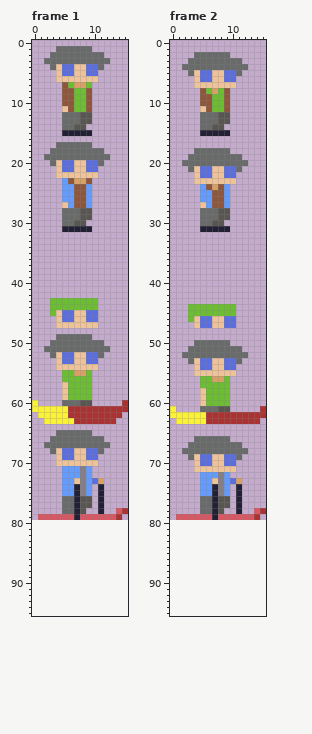
Pixel-art file -- GFX/Aseprite files/Idle.aseprite. This is how it looked before the edit.
16x80 pixels, 2 frames. Shown: frame 1, frame 2. The old version is drawn lined up with the new one, on the new canvas.
And afterwards:
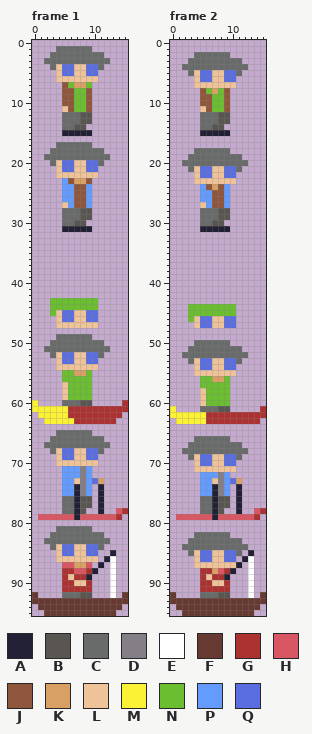
Palette (. is transparent): A #222034  B #595652  C #696a6a  D #847e87  E #ffffff  F #663931  G #ac3232  H #d95763  J #8f563b  K #d9a066  L #eec39a  M #fbf236  N #6abe30  P #639bff  Q #5b6ee1
Change:
canvas 16x80 -> 16x96
--- frame 1
@@ x 0..15 @@
 80 ................
-81 ................
-82 ................
-83 ................
-84 ................
-85 ................
-86 ................
-87 ................
-88 ................
-89 ................
-90 ................
-91 ................
-92 ................
-93 ................
-94 ................
-95 ................
+81 ....CCCCCC......
+82 ...CCCCCCCCC....
+83 ..CCCCCCCCCCC...
+84 ...CLQQLLQQC....
+85 ....LQQLLQQ..A..
+86 ....LLLLLLL.AE..
+87 .....HHKKH.A.E..
+88 .....GGHHGA..E..
+89 .....GLGGA...E..
+90 .....GGLLG...E..
+91 .....GGGGG...E..
+92 F....CCCBB...E.F
+93 FFFFFFFFFFFFFFFF
+94 .FFFFFFFFFFFFFF.
+95 ..FFFFFFFFFFFF..
--- frame 2
@@ x 0..15 @@
 81 ................
-82 ................
-83 ................
-84 ................
-85 ................
-86 ................
-87 ................
-88 ................
-89 ................
-90 ................
-91 ................
-92 ................
-93 ................
-94 ................
-95 ................
+82 ....CCCCCC......
+83 ...CCCCCCCCC....
+84 ..CCCCCCCCCCC...
+85 ...CLQQLLQQC.A..
+86 ....LQQLLQQ.AE..
+87 ....LLLLLLLA.E..
+88 .....GGKHGA..E..
+89 .....GLGGA...E..
+90 .....GGLLG...E..
+91 .....GGGGG...E..
+92 F....CCCBB...E.F
+93 FFFFFFFFFFFFFFFF
+94 .FFFFFFFFFFFFFF.
+95 ..FFFFFFFFFFFF..
Boxes around the changes in both pictures, in picture pixels (x1, y1, x2, y2):
added: (32, 526, 128, 616)
added: (170, 532, 266, 616)
